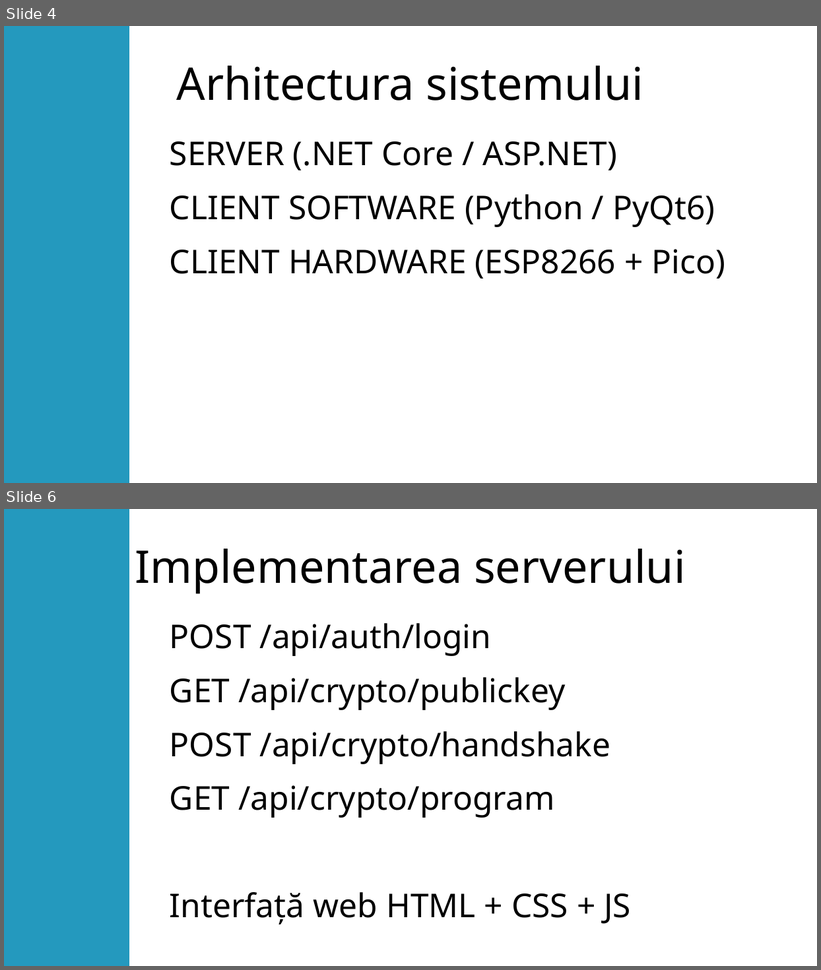
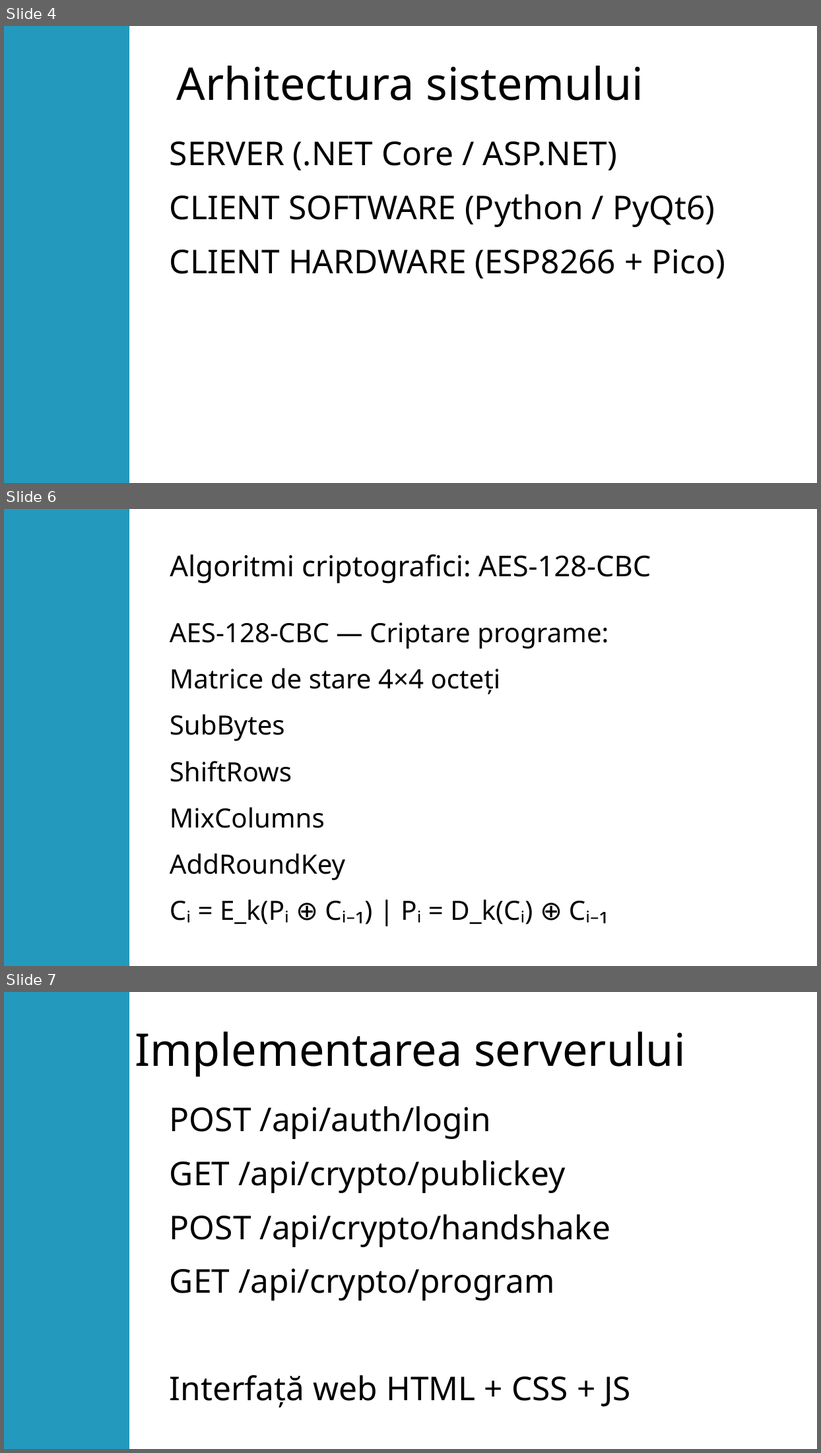
Before and after one commit to DancauRares-Andrei/proiect-Disertatie, a slide deck: Documentatie/Prezentare.odp. Shown one above the other, each under a label of ours: slides 4 and 6 before the commit, slides 4, 6 and 7 after it; the slides between them are not shown. The pictures are 821x970 and 821x1453 pixels, drawn with LibreOffice and Linux fonts; fonts in the diff are those of the drawing. Boxes give left, top, right and bottom in pixels: in the first picture for what was removed or moved away, otherwise in the second. Text is boxed around its words. In the diff, an @@ line names an element or a change of style, - is before the commit and + after.

```diff
--- a/Documentatie/Prezentare.odp
+++ b/Documentatie/Prezentare.odp
@@ slide 6 added at [4, 509, 817, 966], background #FFFFFF; not listed: 1 template element that a slide beside it also shows @@
@@ title added at [170, 554, 651, 584], 28 pt, text #000000 @@
+Algoritmi criptografici: AES-128-CBC
@@ text added at [170, 623, 609, 925], 25.9 pt, text #000000 @@
+AES-128-CBC — Criptare programe:
+Matrice de stare 4×4 octeți
+SubBytes
+ShiftRows
+MixColumns
+AddRoundKey
+Cᵢ = E_k(Pᵢ ⊕ Cᵢ₋₁) | Pᵢ = D_k(Cᵢ) ⊕ Cᵢ₋₁
@@ what was slide 6 is now slide 7 @@
```
Also in this commit, not shown: 3 slides changed, 1 other file.
